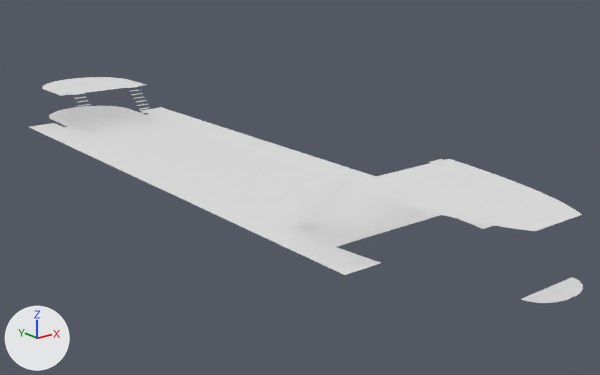
Renders of the FBX model AssetSources/export/galleass_deckwater.fbx from each side of a commit.
Both versions are drawn from a 50 mm camera at (-29.5, -43.5, 18.9) aimed at (2.8, -3.2, 2.8). The axes (+X, +Y, +Z) are drawn at lower left. The lights are the same throughout. The older version comes first.

Objects in the first picture: 'galleass_deckwater'.
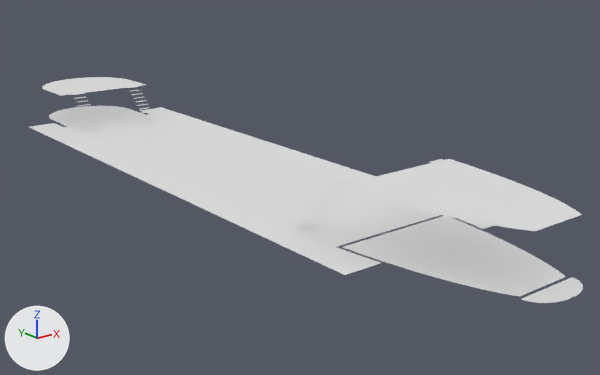
Where the change shows, as pixel boxes [x1, y1, x2, y2] in the pictures (600 x 375 px):
part 1 of me_galleass_deckwater, added
    after: [342, 216, 566, 297]

Diff of the bpy script that builds the scene:
```diff
--- a/AssetSources/export/galleass_deckwater.fbx.py
+++ b/AssetSources/export/galleass_deckwater.fbx.py
@@ me_galleass_deckwater @@
 # used by ob_galleass_deckwater; location = (0.0, 0.0, 0.0)
-me_galleass_deckwater.from_pydata(...)  # 464 vertices, 122 faces; spans x -6.0..6.0, y -25.3..25.4, z 3.8..6.9
+me_galleass_deckwater.from_pydata(...)  # 498 vertices, 138 faces; spans x -6.0..6.0, y -25.3..25.4, z 3.8..6.9
+# me_galleass_deckwater part 1: a new loose piece of 34 vertices spanning x -3.8..3.8, y -23.8..-14.7, z 3.8, in mat_grey (white #e7e7e7)
 me_galleass_deckwater.materials.append(mat_grey)
```
